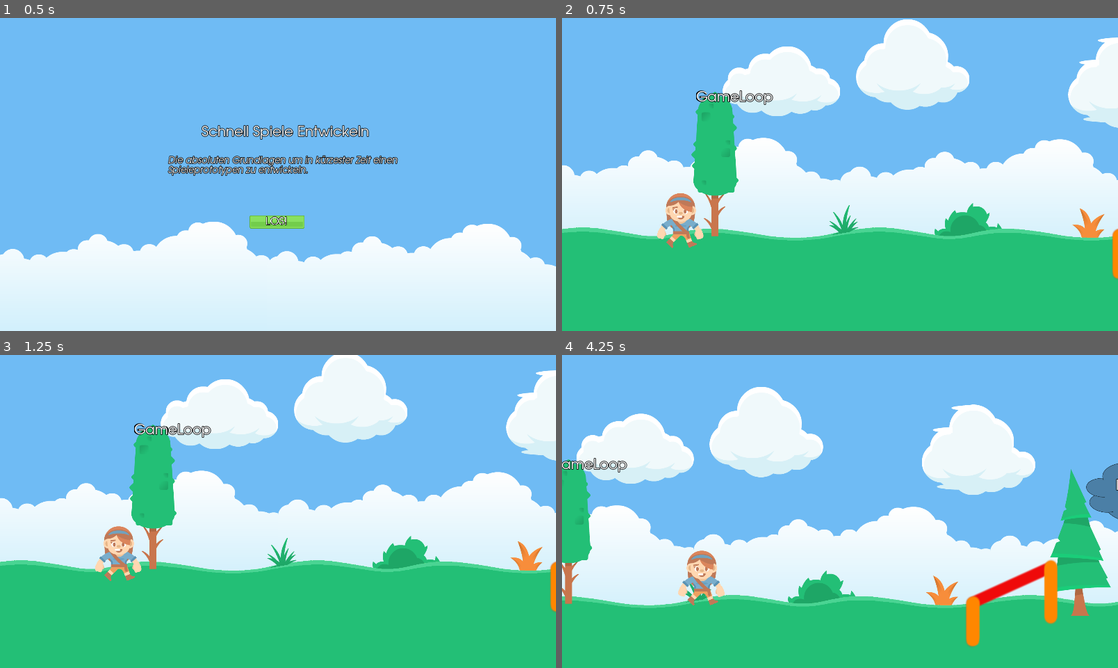
Above: before the commit, frames 1-4 (two rows, left to right).
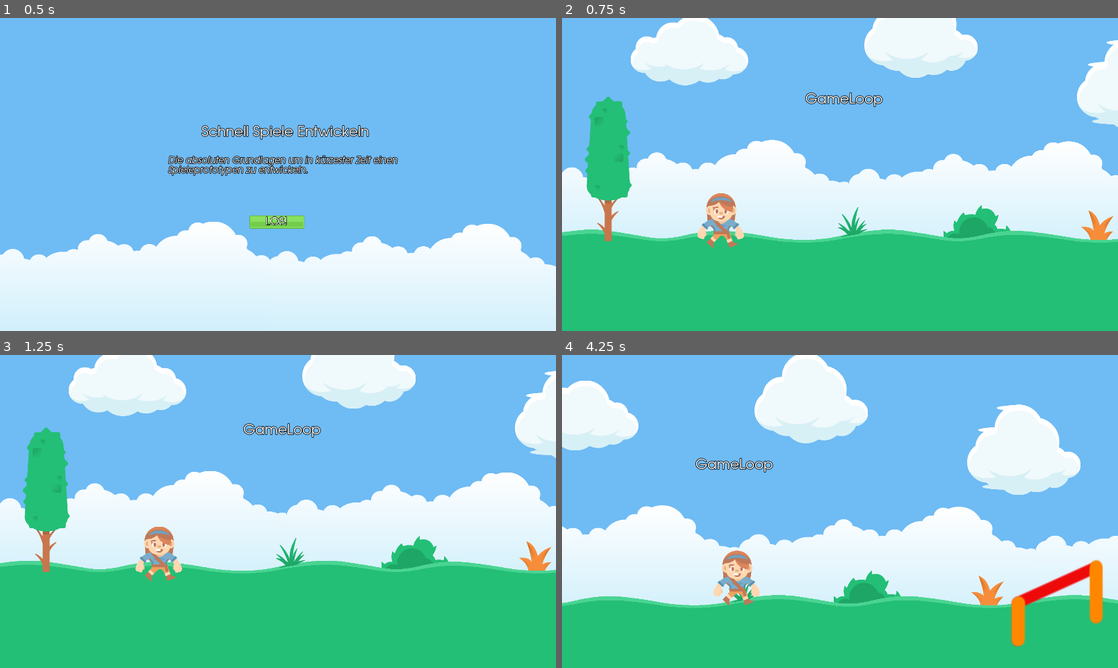
Above: after the commit, the same moments.

Repository: brean/Game-Dev-Intro
Game: Godot game, scene res://Scenes/Intro.tscn
Two runs of this game, one before a commit and one after it. Both use one fixed random seed, a clock stepped at 60 frames per second and the inputs below.
Inputs (mouse positions are in pixels of both pictures, inside the frame that each line leads up to):
- Up to frame 1 (0.5 s): no input
- Up to frame 2 (0.75 s): click (840, 221) at 0.5 s
- Up to frame 3 (1.25 s): no input
- Up to frame 4 (4.25 s): hold Right (ui_right) 1.28-2.03 s; hold Space (ui_select) 1.28-2.03 s; hold Left (ui_left) 2.03-2.78 s; tap Space (ui_select) at 2.1, 2.27, 2.57, 3.6, 3.77, 4.07 s; hold Space (ui_select) 2.78-3.53 s; hold Right (ui_right) from 2.78 s (still down)

Frame 1 is identical in both runs. In frame 2, 21% of the frame differs, in the area x 0-100%, y 0-84%; in frame 3, 20%; in frame 4, 31%, in the area x 0-100%, y 0-94%.

Commit message:
Final version for video

Diff:
--- a/Scenes/Lava.tscn
+++ b/Scenes/Lava.tscn
@@ -16,15 +16,18 @@
 [ext_resource path="res://Images/ui/numbers/text_0.png" type="Texture" id=14]
 [ext_resource path="res://Images/ui/numbers/text_dots.png" type="Texture" id=15]
 [ext_resource path="res://Images/ui/numbers/text_1.png" type="Texture" id=16]
-[ext_resource path="res://Images/goal_line.png" type="Texture" id=17]
-[ext_resource path="res://Images/ui/coin_gold.png" type="Texture" id=18]
-[ext_resource path="res://Scenes/Robot.tscn" type="PackedScene" id=19]
+[ext_resource path="res://Images/ui/coin_gold.png" type="Texture" id=17]
+[ext_resource path="res://Scenes/Robot.tscn" type="PackedScene" id=18]
+[ext_resource path="res://Images/goal_line.png" type="Texture" id=19]
 
 [sub_resource type="RectangleShape2D" id=1]
 extents = Vector2( 189.743, 22.4125 )
 
 [sub_resource type="RectangleShape2D" id=2]
 extents = Vector2( 98.9155, 23.8976 )
+
+[sub_resource type="RectangleShape2D" id=3]
+extents = Vector2( 3230, 560 )
 
 [node name="Node2D" type="Node2D"]
 
@@ -39,7 +42,7 @@
 [node name="LavaBackground" type="Node2D" parent="."]
 
 [node name="background_lava" type="Sprite" parent="LavaBackground"]
-position = Vector2( 3029.64, 483.406 )
+position = Vector2( 3030, 480 )
 scale = Vector2( 1313.36, 1.31631 )
 texture = ExtResource( 2 )
 
@@ -49,8 +52,8 @@
 offset = Vector2( -332, -250 )
 
 [node name="Tile_28" type="Sprite" parent="LavaBackground"]
-position = Vector2( 2767.7, 1118.79 )
-scale = Vector2( 23.736, 1 )
+position = Vector2( 2980, 1800 )
+scale = Vector2( 25.3145, 6.20785 )
 texture = ExtResource( 4 )
 
 [node name="Tile_27" type="Sprite" parent="LavaBackground"]
@@ -203,11 +206,20 @@
 [node name="StaticBody2D2" type="StaticBody2D" parent="Platforms/ground_grass2" groups=[
 "solid",
 ]]
-editor/display_folded = true
 
 [node name="CollisionShape2D" type="CollisionShape2D" parent="Platforms/ground_grass2/StaticBody2D2" groups=[
 "solid",
 ]]
+shape = SubResource( 1 )
+
+[node name="StaticBody2D3" type="StaticBody2D" parent="Platforms/ground_grass2" groups=[
+"solid",
+]]
+
+[node name="CollisionShape2D" type="CollisionShape2D" parent="Platforms/ground_grass2/StaticBody2D3" groups=[
+"solid",
+]]
+position = Vector2( 600.618, -316.196 )
 shape = SubResource( 1 )
 
 [node name="ground_grass3" type="Sprite" parent="Platforms"]
@@ -251,6 +263,16 @@
 ]]
 shape = SubResource( 2 )
 
+[node name="StaticBody2D6" type="StaticBody2D" parent="Platforms/ground_grass_small" groups=[
+"solid",
+]]
+
+[node name="CollisionShape2D" type="CollisionShape2D" parent="Platforms/ground_grass_small/StaticBody2D6" groups=[
+"solid",
+]]
+position = Vector2( -636.19, -659.807 )
+shape = SubResource( 2 )
+
 [node name="ground_grass_small2" type="Sprite" parent="Platforms"]
 position = Vector2( 2986.54, 612.129 )
 texture = ExtResource( 12 )
@@ -280,9 +302,10 @@
 
 [node name="Player" parent="." instance=ExtResource( 13 )]
 position = Vector2( 269.21, -32.6233 )
+top_jump_speed = 800
 
 [node name="Camera2D" type="Camera2D" parent="Player"]
-position = Vector2( 306.272, -266.925 )
+position = Vector2( 430.79, -167.377 )
 current = true
 
 [node name="timer" type="Node2D" parent="Player"]
@@ -312,34 +335,37 @@
 position = Vector2( 200, 0 )
 texture = ExtResource( 14 )
 
+[node name="extra_platforms" type="Node2D" parent="."]
+
+[node name="ground_grass6" type="Sprite" parent="extra_platforms"]
+position = Vector2( 1590, 380 )
+texture = ExtResource( 11 )
+
+[node name="ground_grass_small" type="Sprite" parent="extra_platforms"]
+position = Vector2( 1980, 120 )
+texture = ExtResource( 12 )
+
+[node name="coin_gold" type="Sprite" parent="."]
+position = Vector2( 2010, -20 )
+texture = ExtResource( 17 )
+
+[node name="robots" type="Node2D" parent="."]
+
+[node name="Robot" parent="robots" instance=ExtResource( 18 )]
+position = Vector2( 1047.58, 661.247 )
+
+[node name="Robot2" parent="robots" instance=ExtResource( 18 )]
+position = Vector2( 1643.32, 339.635 )
+
 [node name="goal_line" type="Sprite" parent="."]
-position = Vector2( 3422.32, 315.164 )
+position = Vector2( 3460, 320 )
 scale = Vector2( 0.683105, 0.449918 )
-texture = ExtResource( 17 )
-
-[node name="extra_platforms" type="Node2D" parent="."]
-editor/display_folded = true
-visible = false
-
-[node name="ground_grass6" type="Sprite" parent="extra_platforms"]
-position = Vector2( 1596.25, 390.715 )
-texture = ExtResource( 11 )
-
-[node name="ground_grass_small" type="Sprite" parent="extra_platforms"]
-position = Vector2( 1983.18, 143.406 )
-texture = ExtResource( 12 )
-
-[node name="coin_gold" type="Sprite" parent="."]
-visible = false
-position = Vector2( 1965.58, 41.7241 )
-texture = ExtResource( 18 )
-
-[node name="robots" type="Node2D" parent="."]
-editor/display_folded = true
-visible = false
-
-[node name="Robot" parent="robots" instance=ExtResource( 19 )]
-position = Vector2( 1047.58, 661.247 )
-
-[node name="Robot2" parent="robots" instance=ExtResource( 19 )]
-position = Vector2( 1643.32, 339.635 )
+z_index = 1
+texture = ExtResource( 19 )
+
+[node name="Area2D" type="Area2D" parent="."]
+position = Vector2( 2740, 1780 )
+
+[node name="CollisionShape2D" type="CollisionShape2D" parent="Area2D"]
+position = Vector2( 230, -10 )
+shape = SubResource( 3 )
--- a/Scenes/Main.tscn
+++ b/Scenes/Main.tscn
@@ -17,18 +17,24 @@
 [ext_resource path="res://Images/goal_line_walked_front.png" type="Texture" id=15]
 [ext_resource path="res://Images/goal_line_walked_back.png" type="Texture" id=16]
 [ext_resource path="res://Images/goal_line.png" type="Texture" id=17]
-[ext_resource path="res://Images/thought_cloud.png" type="Texture" id=18]
-[ext_resource path="res://fonts/texgyre.tres" type="DynamicFont" id=19]
-[ext_resource path="res://Images/callout.png" type="Texture" id=20]
-[ext_resource path="res://Scenes/Player.tscn" type="PackedScene" id=21]
+[ext_resource path="res://Scripts/GoalReached.gd" type="Script" id=18]
+[ext_resource path="res://Scripts/ShowWhileCollidingWithPlayer.gd" type="Script" id=19]
+[ext_resource path="res://Scripts/RemoveOnCollide.gd" type="Script" id=20]
+[ext_resource path="res://Images/thought_cloud.png" type="Texture" id=21]
+[ext_resource path="res://fonts/texgyre.tres" type="DynamicFont" id=22]
+[ext_resource path="res://Scenes/Player.tscn" type="PackedScene" id=23]
+[ext_resource path="res://Images/callout.png" type="Texture" id=24]
 
 [sub_resource type="Environment" id=1]
+
+[sub_resource type="RectangleShape2D" id=3]
+extents = Vector2( 80, 211.466 )
 
 [sub_resource type="RectangleShape2D" id=2]
 extents = Vector2( 5168.61, 139.284 )
 
-[sub_resource type="RectangleShape2D" id=3]
-extents = Vector2( 90.8934, 211.466 )
+[sub_resource type="RectangleShape2D" id=4]
+extents = Vector2( 2480, 1500 )
 
 [node name="Main" type="Node2D"]
 
@@ -36,6 +42,7 @@
 environment = SubResource( 1 )
 
 [node name="Background" type="Node2D" parent="."]
+editor/display_folded = true
 
 [node name="blue" type="Sprite" parent="Background"]
 position = Vector2( -6.02112, -433.518 )
@@ -43,32 +50,23 @@
 texture = ExtResource( 1 )
 
 [node name="cloud1" type="Sprite" parent="Background"]
-position = Vector2( -201.819, -314.985 )
+position = Vector2( -550, -430 )
 texture = ExtResource( 2 )
 
 [node name="cloud2" type="Sprite" parent="Background"]
-position = Vector2( 251.503, -372.931 )
+position = Vector2( 250, -490 )
 texture = ExtResource( 3 )
 
 [node name="cloud6" type="Sprite" parent="Background"]
 position = Vector2( 984.37, -311.138 )
 texture = ExtResource( 4 )
 
-[node name="StaticBody2D" type="StaticBody2D" parent="Background" groups=[
-"solid",
-]]
-
-[node name="CollisionShape2D" type="CollisionShape2D" parent="Background/StaticBody2D" groups=[
-"solid",
-]]
-position = Vector2( -551.208, 408.106 )
-shape = SubResource( 2 )
-
 [node name="Clouds" type="Node2D" parent="."]
+editor/display_folded = true
 
 [node name="cloud_white" type="Sprite" parent="Clouds"]
-position = Vector2( 2660.8, 799.582 )
-scale = Vector2( 1695.65, 1209.25 )
+position = Vector2( 3786.09, 1622.69 )
+scale = Vector2( 3947.82, 2854.63 )
 texture = ExtResource( 5 )
 
 [node name="cloudLayer1" type="Sprite" parent="Clouds"]
@@ -96,6 +94,7 @@
 texture = ExtResource( 6 )
 
 [node name="Ground" type="Node2D" parent="."]
+editor/display_folded = true
 
 [node name="bushAlt1" type="Sprite" parent="Ground"]
 position = Vector2( 2053.2, 181.928 )
@@ -122,7 +121,7 @@
 texture = ExtResource( 10 )
 
 [node name="groundLayer4" type="Sprite" parent="Ground"]
-position = Vector2( 2050, 390 )
+position = Vector2( 2048, 390 )
 texture = ExtResource( 10 )
 
 [node name="groundLayer5" type="Sprite" parent="Ground"]
@@ -140,7 +139,7 @@
 texture = ExtResource( 11 )
 
 [node name="treeLong" type="Sprite" parent="Ground"]
-position = Vector2( -431.192, -29.3217 )
+position = Vector2( -830, -20 )
 texture = ExtResource( 12 )
 
 [node name="treeLongOrange" type="Sprite" parent="Ground"]
@@ -148,7 +147,7 @@
 texture = ExtResource( 13 )
 
 [node name="treePine" type="Sprite" parent="Ground"]
-position = Vector2( 1335.23, 7.94495 )
+position = Vector2( 2576.12, 41.0613 )
 texture = ExtResource( 14 )
 
 [node name="goal_line_walked_front" type="Sprite" parent="Ground"]
@@ -167,73 +166,118 @@
 z_index = 5
 texture = ExtResource( 17 )
 
-[node name="Area2D" type="Area2D" parent="Ground"]
+[node name="GoalArea" type="Area2D" parent="Ground"]
 position = Vector2( 1100, 230 )
-
-[node name="CollisionShape2D" type="CollisionShape2D" parent="Ground/Area2D"]
-shape = SubResource( 3 )
-
-[node name="thought_cloud" type="Sprite" parent="."]
-editor/display_folded = true
-position = Vector2( 2247.02, -150.305 )
-texture = ExtResource( 18 )
-
-[node name="RichTextLabel2" type="RichTextLabel" parent="thought_cloud"]
+script = ExtResource( 18 )
+
+[node name="CollisionShape2D" type="CollisionShape2D" parent="Ground/GoalArea"]
+shape = SubResource( 3 )
+
+[node name="laaangweilig" type="Area2D" parent="Ground"]
+position = Vector2( 1500, 230 )
+script = ExtResource( 19 )
+node_path = "../../langweilig"
+
+[node name="CollisionShape2D" type="CollisionShape2D" parent="Ground/laaangweilig"]
+shape = SubResource( 3 )
+
+[node name="kein_spiel" type="Area2D" parent="Ground"]
+position = Vector2( 2010, 220 )
+script = ExtResource( 19 )
+node_path = "../../kein_spiel"
+
+[node name="CollisionShape2D" type="CollisionShape2D" parent="Ground/kein_spiel"]
+shape = SubResource( 3 )
+
+[node name="remove_ground" type="Area2D" parent="Ground"]
+position = Vector2( 2820, 240 )
+script = ExtResource( 20 )
+
+[node name="CollisionShape2D" type="CollisionShape2D" parent="Ground/remove_ground"]
+shape = SubResource( 3 )
+
+[node name="Ground" type="StaticBody2D" parent="Ground" groups=[
+"solid",
+]]
+
+[node name="CollisionShape2D" type="CollisionShape2D" parent="Ground/Ground" groups=[
+"solid",
+]]
+position = Vector2( -551.208, 408.106 )
+shape = SubResource( 2 )
+
+[node name="du spinnst" type="Area2D" parent="."]
+editor/display_folded = true
+position = Vector2( 2870, 450 )
+script = ExtResource( 19 )
+node_path = "../Player/du_spinnst"
+
+[node name="CollisionShape2D" type="CollisionShape2D" parent="du spinnst"]
+position = Vector2( 714, 1550 )
+shape = SubResource( 4 )
+
+[node name="langweilig" type="Sprite" parent="."]
+position = Vector2( 1645.75, -146.965 )
+texture = ExtResource( 21 )
+
+[node name="RichTextLabel3" type="RichTextLabel" parent="langweilig"]
 margin_left = -187.0
 margin_top = -65.0
 margin_right = 333.0
 margin_bottom = 73.0
 mouse_filter = 2
-custom_fonts/normal_font = ExtResource( 19 )
-text = "das ist doch kein Spiel?!"
-scroll_active = false
-
-[node name="thought_cloud2" type="Sprite" parent="."]
-editor/display_folded = true
-position = Vector2( 1645.75, -146.965 )
-texture = ExtResource( 18 )
-
-[node name="RichTextLabel3" type="RichTextLabel" parent="thought_cloud2"]
+custom_fonts/normal_font = ExtResource( 22 )
+text = "laaaaaangweilig!"
+scroll_active = false
+
+[node name="kein_spiel" type="Sprite" parent="."]
+position = Vector2( 2247.02, -150.305 )
+texture = ExtResource( 21 )
+
+[node name="RichTextLabel2" type="RichTextLabel" parent="kein_spiel"]
 margin_left = -187.0
 margin_top = -65.0
 margin_right = 333.0
 margin_bottom = 73.0
 mouse_filter = 2
-custom_fonts/normal_font = ExtResource( 19 )
-text = "laaaaaangweilig!"
-scroll_active = false
-
-[node name="callout" type="Sprite" parent="."]
-editor/display_folded = true
-position = Vector2( 2903.65, -181.536 )
-texture = ExtResource( 20 )
-
-[node name="RichTextLabel4" type="RichTextLabel" parent="callout"]
+custom_fonts/normal_font = ExtResource( 22 )
+text = "das ist doch kein Spiel?!"
+scroll_active = false
+
+[node name="RichTextLabel" type="RichTextLabel" parent="."]
+margin_left = -150.0
+margin_top = -284.0
+margin_right = 842.0
+margin_bottom = -216.0
+mouse_filter = 2
+custom_fonts/normal_font = ExtResource( 22 )
+text = "GameLoop"
+scroll_active = false
+
+[node name="Player" parent="." groups=[
+"player",
+] instance=ExtResource( 23 )]
+position = Vector2( -440, 240 )
+z_index = 1
+acceleration = 1000
+top_move_speed = 300
+
+[node name="du_spinnst" type="Sprite" parent="Player"]
+position = Vector2( 20, -400 )
+texture = ExtResource( 24 )
+
+[node name="RichTextLabel4" type="RichTextLabel" parent="Player/du_spinnst"]
 margin_left = -211.311
 margin_top = -37.9815
 margin_right = 308.689
 margin_bottom = 100.018
 mouse_filter = 2
-custom_fonts/normal_font = ExtResource( 19 )
+custom_fonts/normal_font = ExtResource( 22 )
 text = "   Waaaaaaah!
 Du spinnst doch!"
 scroll_active = false
 
-[node name="RichTextLabel" type="RichTextLabel" parent="."]
-margin_left = -498.0
-margin_top = -284.0
-margin_right = 494.0
-margin_bottom = -216.0
-mouse_filter = 2
-custom_fonts/normal_font = ExtResource( 19 )
-text = "GameLoop"
-scroll_active = false
-
-[node name="Player" parent="." instance=ExtResource( 21 )]
-position = Vector2( -549.935, 247.384 )
-z_index = 1
-
 [node name="Camera2D" type="Camera2D" parent="Player"]
-position = Vector2( 549.935, -247.384 )
+position = Vector2( 410, -247.384 )
 current = true
 smoothing_enabled = true
--- a/Scenes/Player.tscn
+++ b/Scenes/Player.tscn
@@ -18,6 +18,9 @@
 mode = 2
 gravity_scale = 10.0
 script = ExtResource( 1 )
+acceleration = 2000
+top_move_speed = 400
+top_jump_speed = 600
 
 [node name="CollisionShape2D" type="CollisionShape2D" parent="."]
 position = Vector2( 0, -100 )
@@ -74,7 +77,9 @@
 position = Vector2( -0.0841675, -56.9037 )
 texture = ExtResource( 7 )
 
-[node name="ground_check" type="Area2D" parent="Body"]
+[node name="ground_check" type="Area2D" parent="Body" groups=[
+"player",
+]]
 position = Vector2( 0, 100 )
 
 [node name="ground_collision" type="CollisionShape2D" parent="Body/ground_check"]
--- /dev/null
+++ b/Scripts/GoalReached.gd
@@ -0,0 +1,12 @@
+extends Area2D
+
+func _ready():
+	self.connect("body_entered",self,"body_entered")
+
+func body_entered(coll):
+	print(coll)
+	var groups = coll.get_groups()
+	if (groups.has("player")):
+		get_node("../goal_line").visible = false
+		get_node("../goal_line_walked_front").visible = true
+		get_node("../goal_line_walked_back").visible = true
--- /dev/null
+++ b/Scripts/RemoveOnCollide.gd
@@ -0,0 +1,15 @@
+extends Area2D
+
+export var player_group: String = "player"
+export var node_path: String = "../../Ground"
+var ground_node;
+
+func _ready():
+	if node_path != "":
+		self.connect("body_entered",self,"body_entered")
+		ground_node = get_node(node_path)
+
+func body_entered(coll):
+	var groups = coll.get_groups()
+	if (groups.has(player_group)):
+		ground_node.get_parent().remove_child(ground_node)
--- /dev/null
+++ b/Scripts/ShowWhileCollidingWithPlayer.gd
@@ -0,0 +1,20 @@
+extends Area2D
+
+export var player_group: String = "player"
+export var node_path: String = ""
+
+func _ready():
+	if node_path != "":
+		self.connect("body_entered",self,"body_entered")
+		self.connect("body_exited",self,"body_exited")
+		get_node(node_path).visible = false
+
+func body_entered(coll):
+	var groups = coll.get_groups()
+	if (groups.has(player_group)):
+		get_node(node_path).visible = true
+
+func body_exited(coll):
+	var groups = coll.get_groups()
+	if (groups.has(player_group)):
+		get_node(node_path).visible = false
--- a/Scripts/character.gd
+++ b/Scripts/character.gd
@@ -1,9 +1,9 @@
 extends RigidBody2D
 
 # Default Character Properties (Should be overwritten)
-var acceleration = 1000
-var top_move_speed = 200
-var top_jump_speed = 400
+export var acceleration = 1000
+export var top_move_speed = 200
+export var top_jump_speed = 400
 
 # Movement Vars
 var directional_force = Vector2()
--- a/Scripts/player.gd
+++ b/Scripts/player.gd
@@ -8,32 +8,25 @@
 var jump_time = 0
 const TOP_JUMP_TIME = 0.1 # in seconds
 
-# Start
-func _ready():
-	# Set player properties
-	acceleration = 2000
-	top_move_speed = 400
-	top_jump_speed = 600
-
 # Apply force
 func apply_force(state):
 	# Move Left
-	if(Input.is_action_pressed("ui_left")):
+	if Input.is_action_pressed("ui_left"):
 		directional_force += DIRECTION.LEFT
 
 	# Move Right
-	if(Input.is_action_pressed("ui_right")):
+	if Input.is_action_pressed("ui_right"):
 		directional_force += DIRECTION.RIGHT
 
 	# Jump
-	if(Input.is_action_pressed("ui_select") && jump_time < TOP_JUMP_TIME && can_jump):
+	if Input.is_action_pressed("ui_select") && jump_time < TOP_JUMP_TIME && can_jump:
 		directional_force += DIRECTION.UP
 		jump_time += state.get_step()
-	elif(Input.is_action_just_released("ui_select")):
+	elif Input.is_action_just_released("ui_select"):
 		can_jump = false # Prevents the player from jumping more than once while in air
 
 	# While on the ground
-	if(grounded):
+	if grounded:
 		can_jump = true
 		jump_time = 0
 
@@ -41,12 +34,9 @@
 # Enter Ground
 func _on_ground_check_body_entered( body ):
 	# Get groups
-	print("check_body_enter")
-	print(body)
 	var groups = body.get_groups()
-	print(groups)
 	# If we are on a solid ground
-	if(groups.has("solid")):
+	if groups.has("solid"):
 		grounded = true
 
 
@@ -54,8 +44,11 @@
 func _on_ground_check_body_exited( body ):
 	# Get groups
 	var groups = body.get_groups()
-	print("check_body_exit")
-	print(body)
 	# If we are on a solid ground
 	if(groups.has("solid")):
 		grounded = false
+
+func _on_goal_area_entered( coll ):
+	coll.get_parent().get("goal_line").set_hidden(true)
+	coll.get_parent().get("goal_line_walked_back").set_hidden(false)
+	coll.get_parent().get("goal_line_walked_front").set_hidden(false)
Not shown: 1 places in Scenes/Lava.tscn that only renumber resources
Not shown: 1 places in Scenes/Main.tscn that only renumber resources
